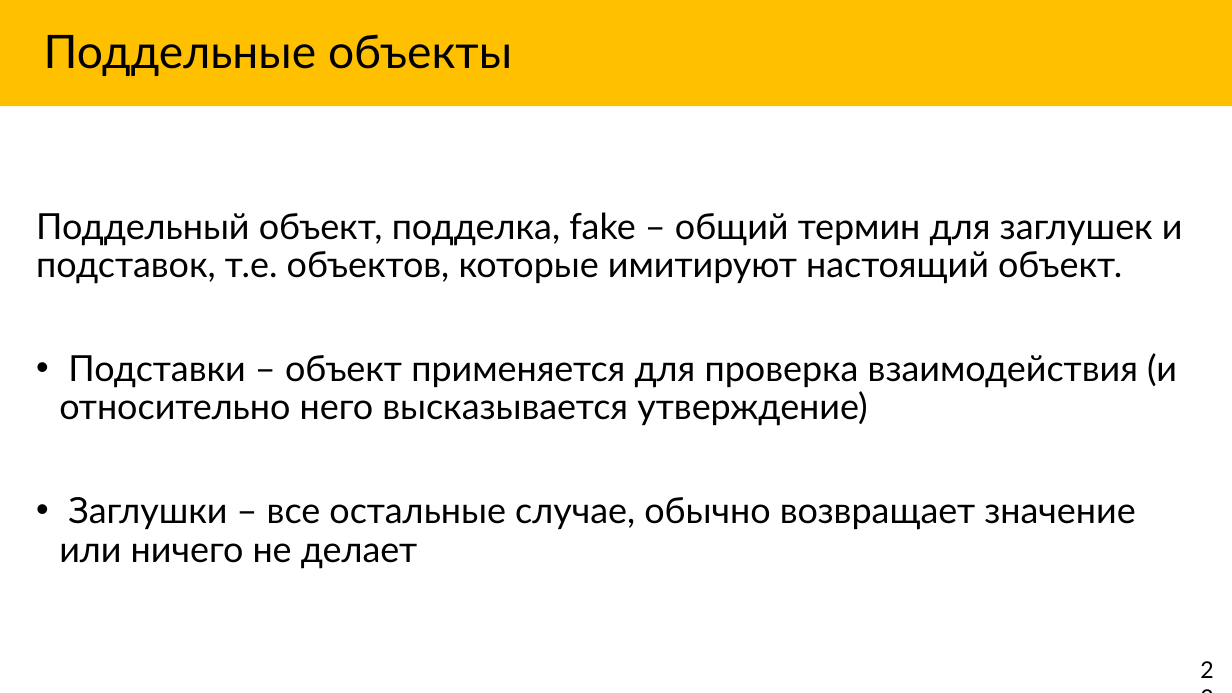
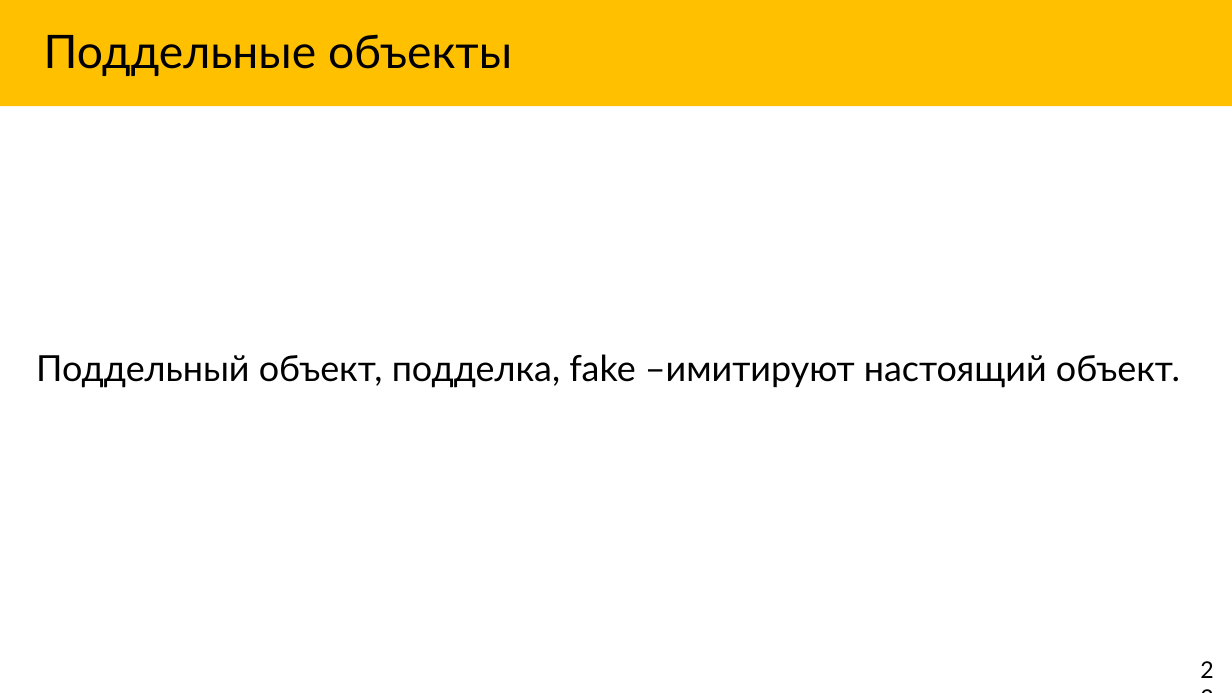
Before and after one commit to Markeli/BugsStrikesBack, a slide deck: slide 23 of docs/Markelow.UnitTests.pptx (slide 24 before the commit). Drawn at 1232x693 pixels with LibreOffice and Linux fonts; fonts in the diff are those of the drawing. Boxes give left, top, right and bottom in pixels: in the first picture for what was removed or moved away, otherwise in the second. Text is boxed around its words. In the diff, an @@ line names an element or a change of style, - is before the commit and + after.

```diff
--- a/docs/Markelow.UnitTests.pptx
+++ b/docs/Markelow.UnitTests.pptx
@@ text at [36,354,1180,388]: text changed @@
-Поддельный объект, подделка, fake – общий термин для заглушек и подставок, т.е. объектов, которые имитируют настоящий объект.
-• Подставки – объект применяется для проверка взаимодействия (и относительно него высказывается утверждение)
-• Заглушки – все остальные случае, обычно возвращает значение или ничего не делает
+Поддельный объект, подделка, fake –имитируют настоящий объект.
```
Also in this commit, not shown: 26 other slides changed, 7 slides added, 3 slides removed, 10 other files.
